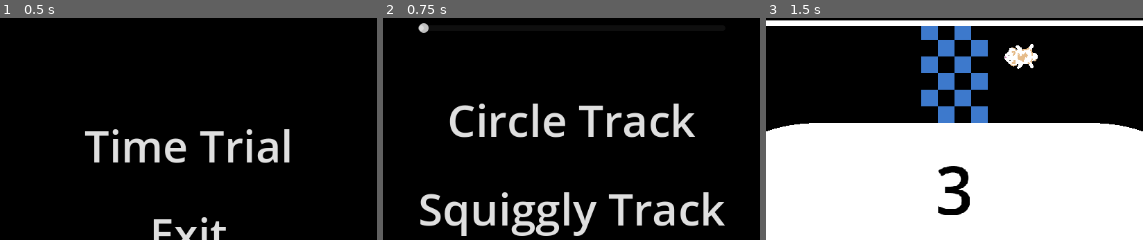
Above: before the commit, frames 1-3 (left to right).
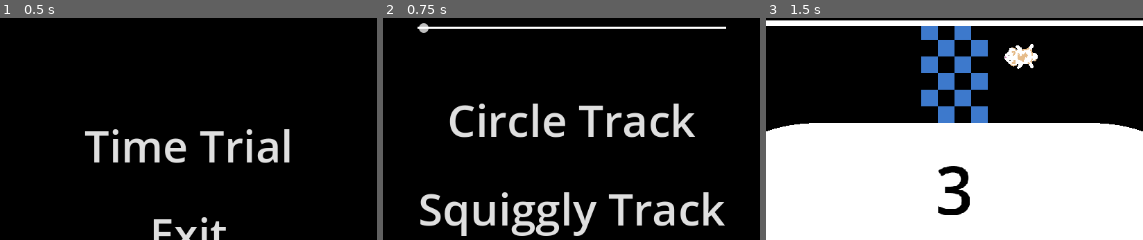
Above: after the commit, the same moments.

Repository: ChrisCee2/20gc4indy500
Game: Godot game, scene res://main_menu.tscn
The game is run twice, just before and just after one commit, with the same random seed, the same clock (stepped at 60 frames per second) and the same inputs. Sound files missing from this copy of the repository are replaced by a short silence.
Inputs:
- Up to frame 1 (0.5 s): no input
- Up to frame 2 (0.75 s): click "Time Trial" at 0.5 s
- Up to frame 3 (1.5 s): click "Circle Track" at 1.25 s
The pictures show only the part of the screen within x 25-75%, y 12-62%; the shares and areas given below are measured in that part.

Frame 1 is identical in both runs. In frame 2, 1.1% of the frame differs, in the area x 9-91%, y 3-6%; in frame 3, nothing differs.

Commit message:
GC4-19: Fix menu not updating for player count

Diff:
--- a/stage_menu.gd
+++ b/stage_menu.gd
@@ -15,7 +15,6 @@
 func _ready() -> void:
 	track_one_button.pressed.connect(start_stage.bind(
 		{
-			"players": player_count_slider.value,
 			"camera_zoom": 0.75,
 			"timer_position": Vector2.ZERO,
 			"header_position": Vector2(0, -372.0),
@@ -26,7 +25,6 @@
 
 	track_two_button.pressed.connect(start_stage.bind(
 		{
-			"players": player_count_slider.value,
 			"camera_zoom": 0.6,
 			"timer_position": Vector2(128, 30),
 			"header_position": Vector2(0, 450.0),
@@ -37,7 +35,6 @@
 
 	track_three_button.pressed.connect(start_stage.bind(
 		{
-			"players": player_count_slider.value,
 			"camera_zoom": 0.6,
 			"timer_position": Vector2(0, 465),
 			"header_position": Vector2(0, -500.0),
@@ -53,12 +50,8 @@
 
 
 func start_stage(args: Dictionary) -> void:
+	args["players"] = player_count_slider.value
 	SceneHelper.replace_scene(self, "res://stages/stage.tscn", args)
-
-var players: int = 1
-var camera_zoom: float = 1
-var timer_position: Vector2 = Vector2.ZERO
-var header_position: Vector2 = Vector2.ZERO
 
 
 func back_to_main_menu() -> void:
--- a/stage_menu.tscn
+++ b/stage_menu.tscn
@@ -1,6 +1,10 @@
-[gd_scene load_steps=4 format=3 uid="uid://b3me75q3hkh8x"]
+[gd_scene load_steps=5 format=3 uid="uid://b3me75q3hkh8x"]
 
 [ext_resource type="Script" uid="uid://ba8bmya0mj64r" path="res://stage_menu.gd" id="1_fcg0l"]
+
+[sub_resource type="StyleBoxLine" id="StyleBoxLine_fcg0l"]
+color = Color(1, 1, 1, 1)
+thickness = 3
 
 [sub_resource type="StyleBoxEmpty" id="StyleBoxEmpty_p3jrs"]
 
@@ -55,6 +59,7 @@
 
 [node name="HSlider" type="HSlider" parent="GridContainer"]
 layout_mode = 2
+theme_override_styles/slider = SubResource("StyleBoxLine_fcg0l")
 min_value = 1.0
 max_value = 2.0
 value = 1.0
--- a/tracks/track.gd
+++ b/tracks/track.gd
@@ -1,6 +1,7 @@
 class_name Track extends Node
 
 @export var spawn: Node2D
+@export var first_spawn_offset: float = 64
 @export var spawn_offset: float = 64 # From top downwards
 @export var spawn_angle: float = 90 # Degrees
 @export var player_spawn_angle: float = -90 # Degrees
@@ -8,9 +9,11 @@
 
 func spawn_players(players: Node) -> void:
 	if players:
-		var current_spawn_offset: float = spawn_offset
+		var current_spawn_offset: float = 0
 		var offset_direction: Vector2 = Vector2.RIGHT.rotated(deg_to_rad(spawn_angle))
 		for player in players.get_children():
-			player.global_position = spawn.global_position + (current_spawn_offset * offset_direction)
+			player.global_position = spawn.global_position + \
+			(first_spawn_offset * offset_direction) + \
+			(current_spawn_offset * offset_direction)
 			player.global_rotation = deg_to_rad(player_spawn_angle)
 			current_spawn_offset += spawn_offset
